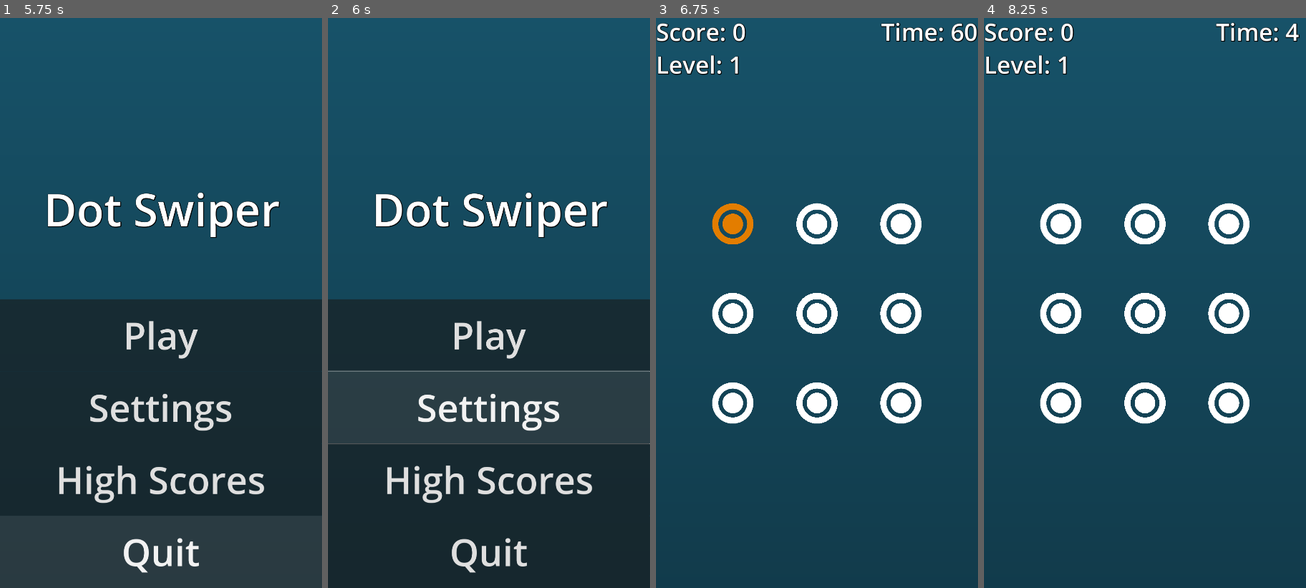
Above: before the commit, frames 1-4 (left to right).
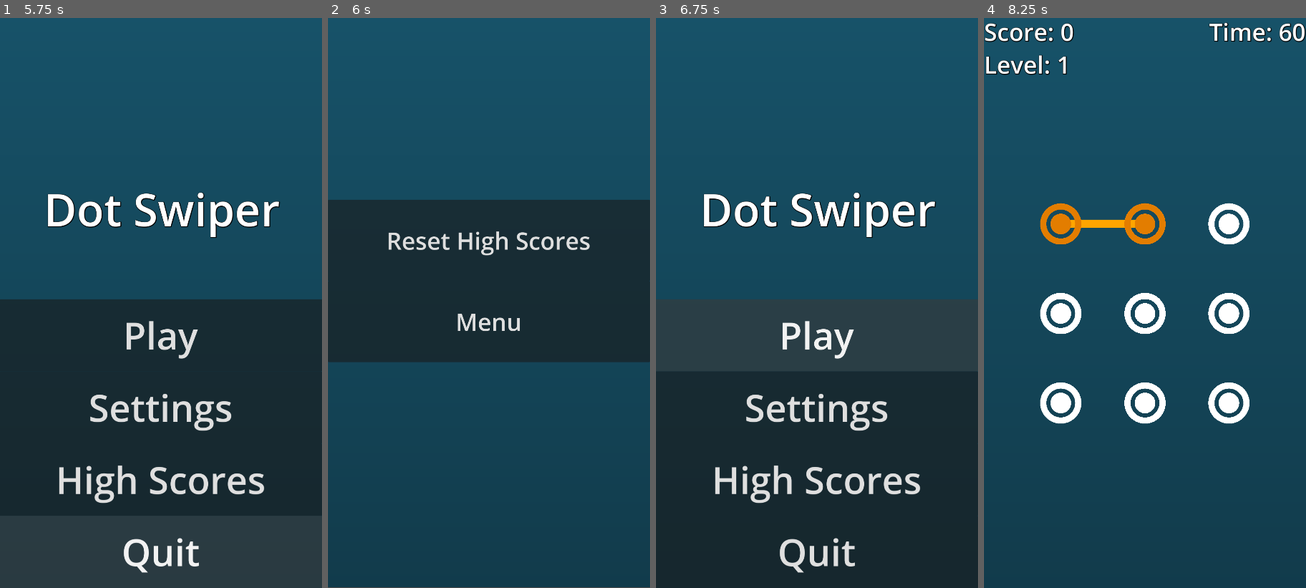
Above: after the commit, the same moments.

Repository: tJamesD/dot-line-matcher
Game: Godot game, scene res://Scenes/main.tscn
The game is run twice, just before and just after one commit, with the same random seed, the same clock (stepped at 60 frames per second) and the same inputs.
Inputs (mouse positions are in pixels of both pictures, inside the frame that each line leads up to):
- Up to frame 1 (5.75 s): tap Enter at 0.5, 2.75, 4.25 s; move the mouse to (77, 223) at 0.52 s; tap Space at 1.25, 3.5 s; move the mouse to (161, 223) at 1.27 s; move the mouse to (244, 223) at 2.02 s; move the mouse to (77, 314) at 2.77 s; move the mouse to (161, 314) at 3.52 s; move the mouse to (244, 314) at 4.27 s; click "Menu" at 5 s
- Up to frame 2 (6 s): click "Settings" at 5.75 s
- Up to frame 3 (6.75 s): click (817, 320) at 6.5 s, where only the run after the commit has a clickable "Menu"
- Up to frame 4 (8.25 s): click (1145, 337) at 7.25 s, where only the run after the commit has a clickable "Play"; tap Space at 8 s; move the mouse to (1061, 405) at 8.02 s

Frame 1 is identical in both runs. In frame 2, 46% of the frame differs, in the area x 0-100%, y 30-100%; in frame 3, 44%; in frame 4, 1.9%.

Commit message:
added reset high score and settings

Diff:
--- /dev/null
+++ b/Scenes/settings.gd
@@ -0,0 +1,9 @@
+extends Control
+
+
+func _on_menu_pressed() -> void:
+	get_tree().change_scene_to_file("res://Scenes/menu.tscn")
+
+
+func _on_reset_high_scores_pressed() -> void:
+	SaveGames.reset_high_scores()
--- /dev/null
+++ b/Scenes/settings.tscn
@@ -0,0 +1,68 @@
+[gd_scene load_steps=4 format=3 uid="uid://c2uwbsv280fi7"]
+
+[ext_resource type="Script" uid="uid://cjnabilv5ro84" path="res://Scenes/settings.gd" id="1_4geyq"]
+
+[sub_resource type="Gradient" id="Gradient_7u77a"]
+colors = PackedColorArray(0.0915493, 0.324222, 0.413157, 1, 0.0486, 0.14277, 0.18, 1)
+
+[sub_resource type="GradientTexture2D" id="GradientTexture2D_eyi13"]
+gradient = SubResource("Gradient_7u77a")
+width = 1080
+height = 1920
+fill_to = Vector2(0, 2)
+
+[node name="Settings" type="Control"]
+layout_mode = 3
+anchors_preset = 15
+anchor_right = 1.0
+anchor_bottom = 1.0
+grow_horizontal = 2
+grow_vertical = 2
+script = ExtResource("1_4geyq")
+
+[node name="CanvasLayer" type="CanvasLayer" parent="."]
+
+[node name="BackgroundGradient" type="TextureRect" parent="CanvasLayer"]
+anchors_preset = 15
+anchor_right = 1.0
+anchor_bottom = 1.0
+offset_right = 1.0
+offset_bottom = -2.0
+grow_horizontal = 2
+grow_vertical = 2
+mouse_filter = 2
+texture = SubResource("GradientTexture2D_eyi13")
+expand_mode = 4
+stretch_mode = 6
+metadata/_edit_use_anchors_ = true
+
+[node name="Menu" type="Button" parent="CanvasLayer"]
+anchors_preset = -1
+anchor_top = 1.0
+anchor_right = 0.497222
+anchor_bottom = 1.0
+offset_top = -1029.0
+offset_right = 543.0
+offset_bottom = -757.0
+grow_horizontal = 2
+grow_vertical = 2
+theme_override_font_sizes/font_size = 80
+text = "Menu"
+metadata/_edit_use_anchors_ = true
+
+[node name="ResetHighScores" type="Button" parent="CanvasLayer"]
+anchors_preset = -1
+anchor_top = 1.0
+anchor_right = 0.497222
+anchor_bottom = 1.0
+offset_top = -1301.0
+offset_right = 543.0
+offset_bottom = -1029.0
+grow_vertical = 0
+theme_override_font_sizes/font_size = 80
+text = "Reset High Scores
+"
+metadata/_edit_use_anchors_ = true
+
+[connection signal="pressed" from="CanvasLayer/Menu" to="." method="_on_menu_pressed"]
+[connection signal="pressed" from="CanvasLayer/ResetHighScores" to="." method="_on_reset_high_scores_pressed"]
--- a/Scripts/SaveGames.gd
+++ b/Scripts/SaveGames.gd
@@ -69,3 +69,7 @@
 	for dict in score_array:
 		retArr.append(dict["score"])
 	return retArr;
+
+func reset_high_scores():
+	score_array = []
+	_save_score()
--- a/Scripts/menu.gd
+++ b/Scripts/menu.gd
@@ -5,7 +5,7 @@
 
 
 func _on_settings_pressed() -> void:
-	pass # Replace with function body.
+	get_tree().change_scene_to_file("res://Scenes/settings.tscn")
 
 
 func _on_high_scores_pressed() -> void:
Not shown: 1 places in Scenes/high_scores.tscn that only renumber resources
Not shown, added: Scenes/settings.gd.uid
